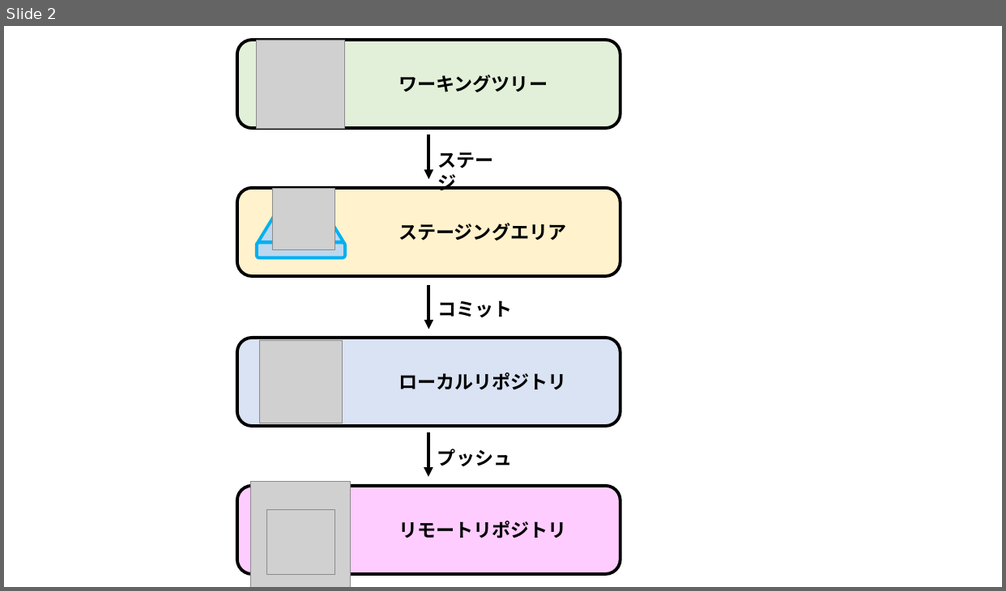
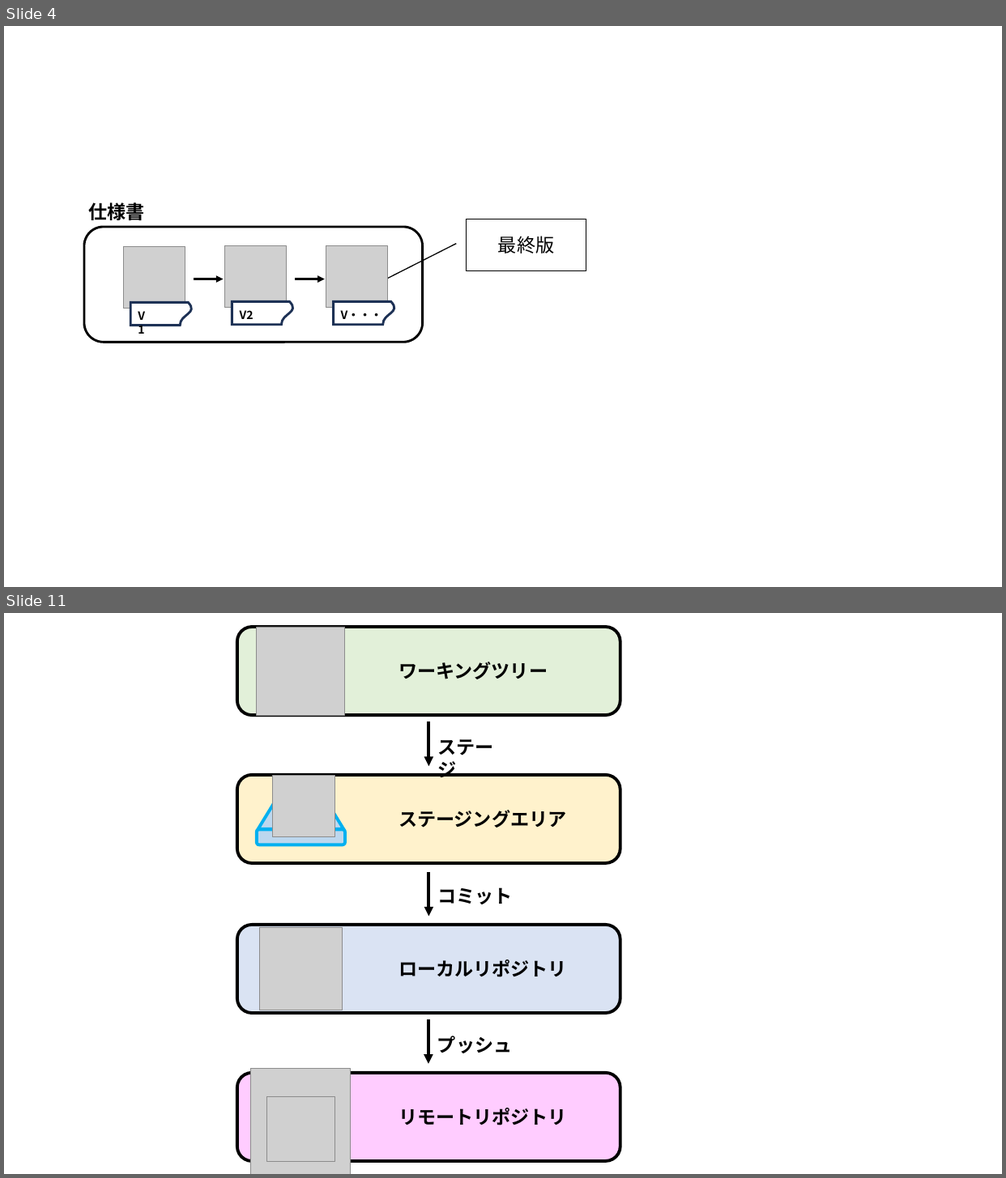
Before and after one commit to nishida2073/ai_navive, a slide deck: 01_テキスト/Git入門_図.pptx. Shown one above the other, each under a label of ours: slide 2 before the commit, slides 4 and 11 after it; the slides between them are not shown. The pictures are 1006x591 and 1006x1178 pixels, drawn with LibreOffice and Linux fonts; fonts in the diff are those of the drawing; grey boxes stand for pictures. Boxes give left, top, right and bottom in pixels: in the first picture for what was removed or moved away, otherwise in the second. Text is boxed around its words. In the diff, an @@ line names an element or a change of style, - is before the commit and + after.

```diff
--- a/01_テキスト/Git入門_図.pptx
+++ b/01_テキスト/Git入門_図.pptx
@@ slide 4 added at [4, 26, 1002, 587], background #FFFFFF @@
@@ text added at [89, 203, 145, 220], 18 pt, text #000000, bold @@
+仕様書
@@ border callout added at [467, 219, 586, 271], fill #FFFFFF, outline #000000 1 pt, 18 pt, text #000000 @@
+最終版
@@ rounded rectangle added at [84, 227, 423, 342], fill #FFFFFF, outline #000000 2.25 pt @@
@@ picture added at [123, 247, 185, 309] @@
@@ picture added at [225, 246, 287, 308] @@
@@ picture added at [326, 246, 388, 308] @@
@@ arrow added from (194, 279) to (224, 279), #000000 2.25 pt @@
@@ arrow added from (296, 279) to (325, 279), #000000 2.25 pt @@
@@ text added at [130, 306, 153, 322], 11 pt, text #000000, bold @@
+V1
@@ flow chart document added at [131, 303, 192, 326], fill #FFFFFF, outline #1E3256 2.25 pt @@
@@ flow chart document added at [232, 302, 293, 325], fill #FFFFFF, outline #1E3256 2.25 pt @@
@@ text added at [240, 310, 253, 319], 11 pt, text #000000, bold @@
+V2
@@ flow chart document added at [334, 302, 395, 325], fill #FFFFFF, outline #1E3256 2.25 pt @@
@@ text added at [341, 310, 382, 323], 11 pt, text #000000, bold @@
+V・・・
@@ what was slide 2 is now slide 11 @@
```
Also in this commit, not shown: 8 other slides added, 1 other file.
